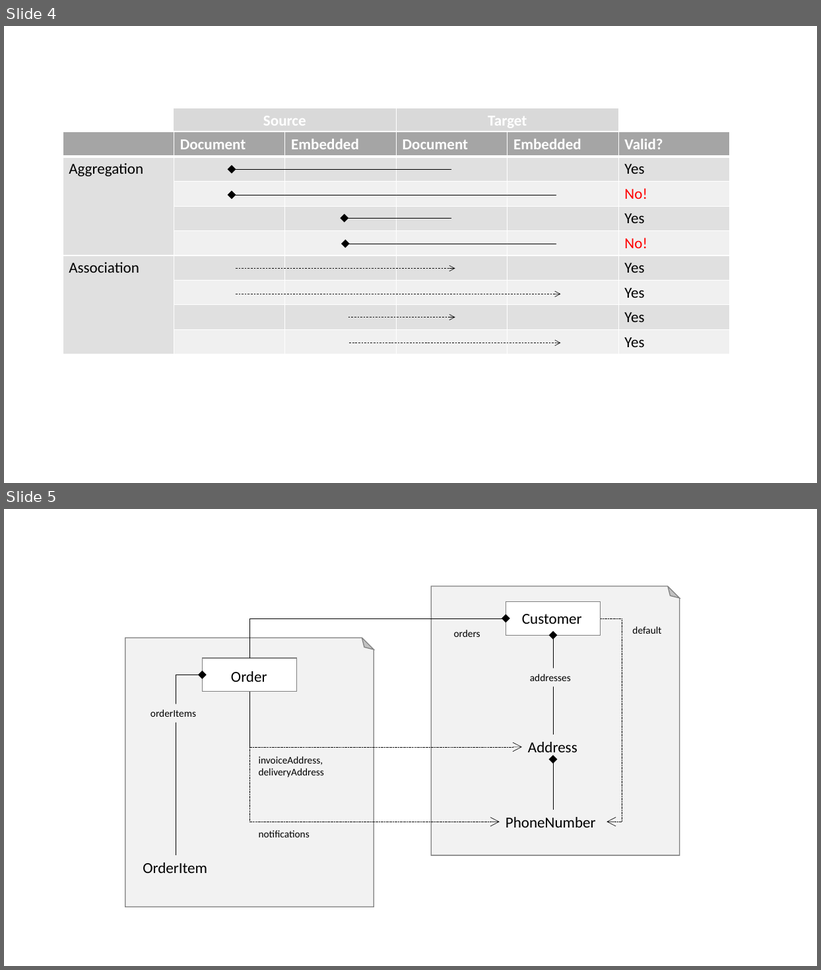
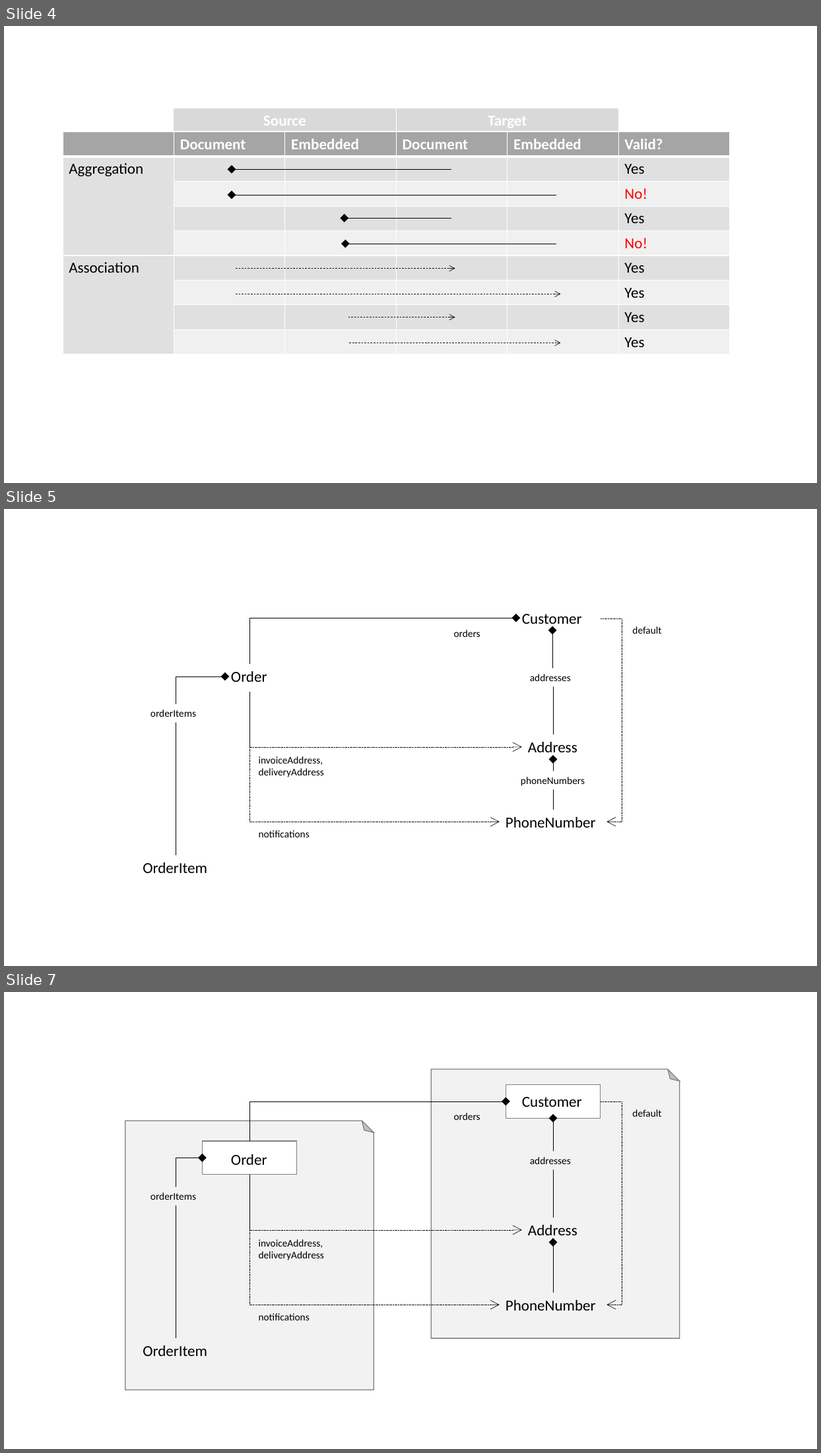
Before and after one commit to WarpWorks/wiki, a slide deck: images/WarpWorks Documentation.pptx. Shown one above the other, each under a label of ours: slides 4 and 5 before the commit, slides 4, 5 and 7 after it; the slides between them are not shown. The pictures are 821x970 and 821x1453 pixels, drawn with LibreOffice and Linux fonts; fonts in the diff are those of the drawing. Boxes give left, top, right and bottom in pixels: in the first picture for what was removed or moved away, otherwise in the second. Text is boxed around its words. In the diff, an @@ line names an element or a change of style, - is before the commit and + after.

```diff
--- a/images/WarpWorks Documentation.pptx
+++ b/images/WarpWorks Documentation.pptx
@@ slide 5 added at [4, 509, 817, 966], background #FFFFFF @@
@@ elbow arrow added from (250, 665) to (516, 618), #000000 0.5 pt @@
@@ text added at [522, 614, 582, 628], 18 pt, text #000000 @@
+Customer
@@ elbow arrow added from (601, 619) to (607, 822), #000000 0.5 pt dashed @@
@@ text added at [632, 626, 661, 634], 12 pt, text #000000 @@
+default
@@ text added at [454, 630, 481, 637], 12 pt, text #000000 @@
+orders
@@ elbow arrow added from (553, 735) to (552, 630), #000000 0.5 pt @@
@@ elbow arrow added from (176, 855) to (225, 677), #000000 0.5 pt @@
@@ text added at [231, 671, 267, 682], 18 pt, text #000000 @@
+Order
@@ text added at [530, 674, 571, 681], 12 pt, text #000000 @@
+addresses
@@ elbow arrow added from (250, 691) to (522, 747), #000000 0.5 pt dashed @@
@@ elbow arrow added from (250, 691) to (500, 822), #000000 0.5 pt dashed @@
@@ text added at [151, 710, 196, 717], 12 pt, text #000000 @@
+orderItems
@@ text added at [528, 742, 578, 757], 18 pt, text #000000 @@
+Address
@@ text added at [259, 757, 324, 778], 12 pt, text #000000 @@
+invoiceAddress,
+deliveryAddress
@@ elbow arrow added from (554, 810) to (553, 760), #000000 0.5 pt @@
@@ text added at [521, 777, 585, 786], 12 pt, text #000000 @@
+phoneNumbers
@@ text added at [506, 817, 596, 828], 18 pt, text #000000 @@
+PhoneNumber
@@ text added at [259, 830, 310, 838], 12 pt, text #000000 @@
+notifications
@@ text added at [143, 863, 207, 873], 18 pt, text #000000 @@
+OrderItem
@@ what was slide 5 is now slide 7 @@
```
Also in this commit, not shown: 1 other slide added, 2 other files.
